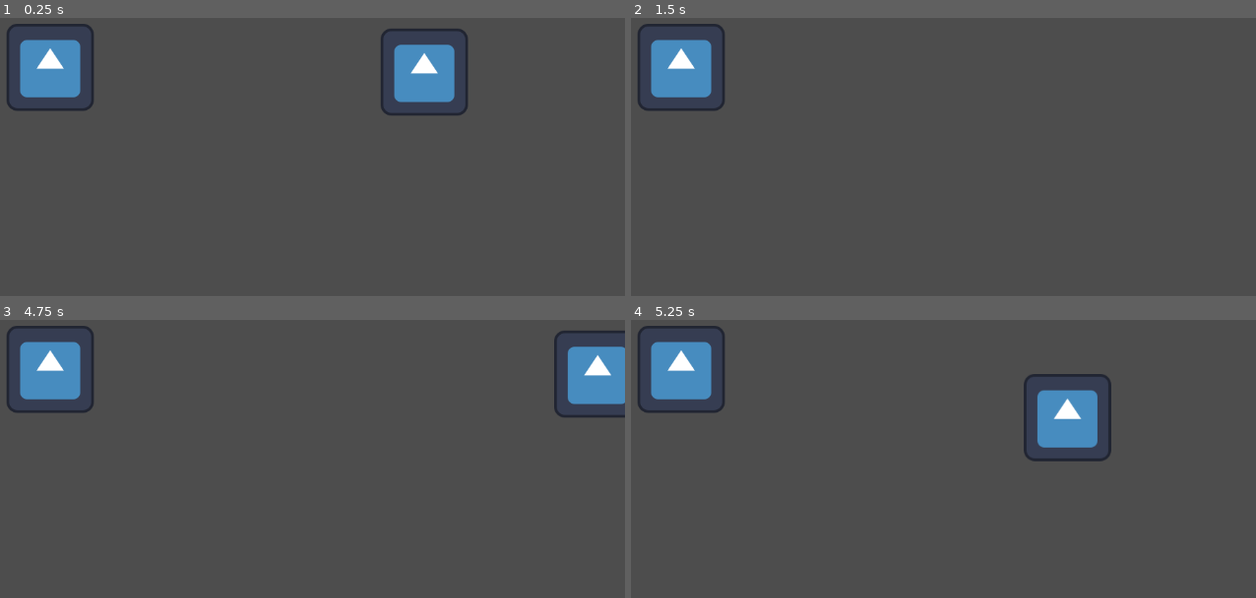
Above: before the commit, frames 1-4 (two rows, left to right).
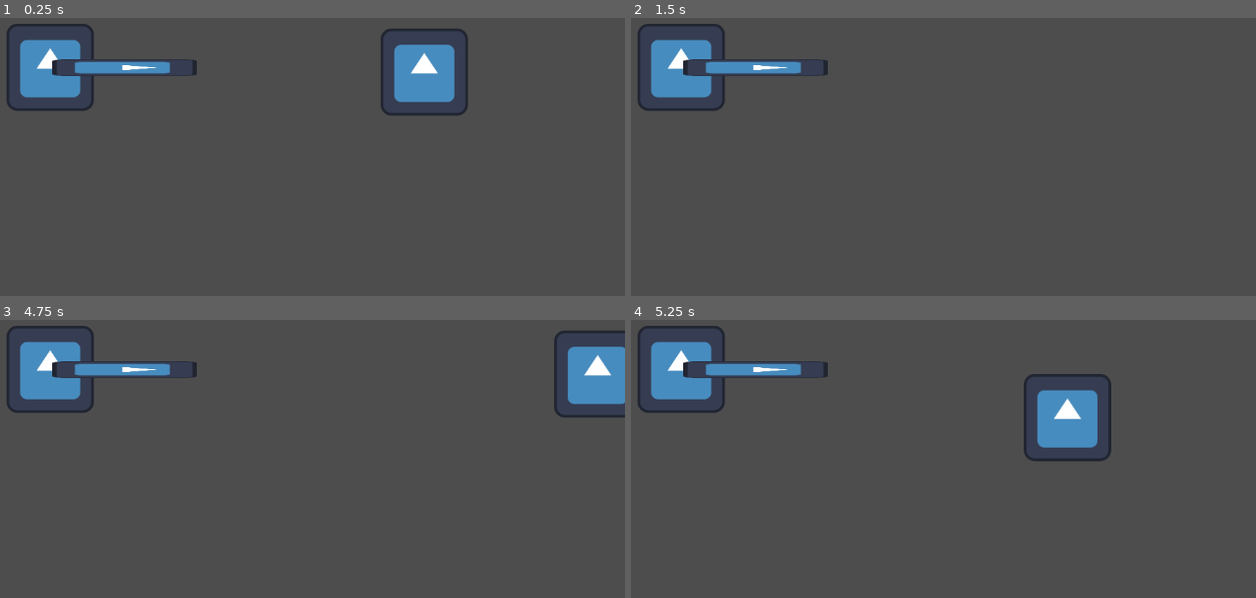
Above: after the commit, the same moments.

Repository: BenjaBelnap/Parry-God
Game: Godot game, scene res://Senes/main.tscn
Same seed, same stepped clock (60 frames per second), same inputs: the game is played once before the commit and once after it. The engine's default icon, where the game draws it, is replaced by a stand-in: a white triangle on a blue panel in a dark square.
Inputs:
- Up to frame 1 (0.25 s): no input
- Up to frame 2 (1.5 s): tap Enter at 0.5 s; hold D (move_right) 0.53-1.28 s; hold S (move_down) from 1.28 s (still down)
- Up to frame 3 (4.75 s): tap Space at 2, 3.5 s; release S (move_down) at 2.03 s; hold D (move_right) 2.03-2.78 s; tap Enter at 2.75, 4.25 s; hold W (move_up) 2.78-3.53 s; hold A (move_left) from 3.53 s (still down)
- Up to frame 4 (5.25 s): release A (move_left) at 5.03 s; hold S (move_down) from 5.03 s (still down)

The runs differ from the first frame. In frame 1, 1.1% of the frame differs, in the area x 8-32%, y 14-21%; in frame 2, 1.1%; in frame 3, 1.1%; in frame 4, 1.1%.

Commit message:
Added janky attack animation

Diff:
--- a/Scripts/DebugEnemy.gd
+++ b/Scripts/DebugEnemy.gd
@@ -1,58 +1,70 @@
 extends CharacterBody2D
 
-enum State { IDLE, ATTACK }	# Define states
+enum State { IDLE, ATTACK }  # Define states
 
-@export var attack_interval = 2.0	# Seconds between attacks
-@export var attack_range = 100	# Distance to attack
-@export var attack_damage = 10	# Damage dealt
+@export var attack_interval = 2.0  # Seconds between attacks
+@export var attack_damage = 10  # Damage dealt
+@export var attack_range = 100  # Distance to attack
+
+@onready var detectionArea: Area2D = $DetectionArea
+@onready var attackHitbox: Area2D = $AttackHitbox
+@onready var attackTimer: Timer = $Timer
+@onready var animationPlayer: AnimationPlayer = $AnimationPlayer
 
 @export var current_state = State.IDLE
 var player = null
 var on_cooldown = false
 
+signal attack_hit(damage)  # Signal for when an attack hits the player
+
 func _ready():
-	$Timer.wait_time = attack_interval
-	$Timer.start()
+	attackTimer.wait_time = attack_interval
+	attackTimer.timeout.connect(_on_timer_timeout)
+	attackTimer.start()
 
 	# Connect signals
-	$Area2D.connect("player_detected", _on_player_detected)
-	$Area2D.connect("player_lost", _on_player_lost)
-
+	detectionArea.connect("player_detected", _on_player_detected)
+	detectionArea.connect("player_lost", _on_player_lost)
+	attackHitbox.body_entered.connect(_on_attack_hit)
 
 func _on_player_detected(new_player):
 	player = new_player
 	change_state(State.ATTACK)
 
-
 func _on_player_lost():
 	player = null
 	change_state(State.IDLE)
 
-
-
 func _process(delta):
 	match current_state:
 		State.IDLE:
-			#look_for_player()
 			pass
 		State.ATTACK:
 			if !on_cooldown:
 				attack()
 
-#func look_for_player():
-	#if player and global_position.distance_to(player.global_position) < attack_range:
-		#change_state(State.ATTACK)
+func attack():
+	print("Enemy attacks!")
+	on_cooldown = true
+	animationPlayer.play("swipe")  # Play attack animation
 
-func attack():
-	print("Enemy attacks!")  # Replace with actual attack logic
-	# Emit signal here if needed, like EventBus.emit_signal("enemy_attack")
+	# Enable attack hitbox briefly
+	await get_tree().create_timer(0.3).timeout
+	attackHitbox.monitoring = true
 
-	$Timer.start()	# Restart attack timer
-	on_cooldown = true
+	# Disable hitbox after short window
+	await get_tree().create_timer(0.2).timeout
+	attackHitbox.monitoring = false
+
+	attackTimer.start()
+
+func _on_attack_hit(body):
+	if body.is_in_group("player"):
+		print("Enemy hit the player!")
+		emit_signal("attack_hit", attack_damage)  # Send damage to player
 
 func change_state(new_state):
 	current_state = new_state
 
-# Called when timer times out (Repeat attacks)
 func _on_timer_timeout():
 	on_cooldown = false
--- a/Senes/main.tscn
+++ b/Senes/main.tscn
@@ -10,6 +10,32 @@
 
 [sub_resource type="CircleShape2D" id="CircleShape2D_fa4uc"]
 radius = 446.45
+
+[sub_resource type="CapsuleShape2D" id="CapsuleShape2D_avm3e"]
+radius = 11.0
+height = 216.0
+
+[sub_resource type="Animation" id="Animation_pma10"]
+resource_name = "swipe"
+length = 0.58
+step = 0.0265
+tracks/0/type = "value"
+tracks/0/imported = false
+tracks/0/enabled = true
+tracks/0/path = NodePath("AttackHitbox:rotation")
+tracks/0/interp = 1
+tracks/0/loop_wrap = true
+tracks/0/keys = {
+"times": PackedFloat32Array(0.2385, 0.53),
+"transitions": PackedFloat32Array(0.217638, 0.267944),
+"update": 0,
+"values": [0.0, 1.5708]
+}
+
+[sub_resource type="AnimationLibrary" id="AnimationLibrary_11n7b"]
+_data = {
+"swipe": SubResource("Animation_pma10")
+}
 
 [node name="Main" type="Node2D"]
 
@@ -41,19 +67,37 @@
 [node name="Sprite2D" type="Sprite2D" parent="GameBoard/DebugEnemy"]
 texture = ExtResource("1_eqsmv")
 
-[node name="Area2D" type="Area2D" parent="GameBoard/DebugEnemy"]
+[node name="DetectionArea" type="Area2D" parent="GameBoard/DebugEnemy"]
 position = Vector2(-248, -284)
 script = ExtResource("4_0cfay")
 
-[node name="CollisionShape2D" type="CollisionShape2D" parent="GameBoard/DebugEnemy/Area2D"]
+[node name="CollisionShape2D" type="CollisionShape2D" parent="GameBoard/DebugEnemy/DetectionArea"]
 position = Vector2(248, 284)
 shape = SubResource("CircleShape2D_fa4uc")
 
 [node name="Timer" type="Timer" parent="GameBoard/DebugEnemy"]
 
+[node name="AttackHitbox" type="Area2D" parent="GameBoard/DebugEnemy"]
+rotation = 1.5708
+
+[node name="CollisionShape2D" type="CollisionShape2D" parent="GameBoard/DebugEnemy/AttackHitbox"]
+z_index = 1
+position = Vector2(0, -107)
+shape = SubResource("CapsuleShape2D_avm3e")
+
+[node name="Sprite2D" type="Sprite2D" parent="GameBoard/DebugEnemy/AttackHitbox"]
+position = Vector2(0.499998, -109)
+scale = Vector2(0.195313, 1.65625)
+texture = ExtResource("1_eqsmv")
+
+[node name="AnimationPlayer" type="AnimationPlayer" parent="GameBoard/DebugEnemy"]
+libraries = {
+"": SubResource("AnimationLibrary_11n7b")
+}
+
 [node name="MainMenu" type="Node2D" parent="."]
 
-[connection signal="body_entered" from="GameBoard/DebugEnemy/Area2D" to="GameBoard/DebugEnemy/Area2D" method="_on_body_entered"]
-[connection signal="body_exited" from="GameBoard/DebugEnemy/Area2D" to="GameBoard/DebugEnemy/Area2D" method="_on_body_exited"]
-[connection signal="player_detected" from="GameBoard/DebugEnemy/Area2D" to="GameBoard/DebugEnemy" method="_on_player_detected"]
+[connection signal="body_entered" from="GameBoard/DebugEnemy/DetectionArea" to="GameBoard/DebugEnemy/DetectionArea" method="_on_body_entered"]
+[connection signal="body_exited" from="GameBoard/DebugEnemy/DetectionArea" to="GameBoard/DebugEnemy/DetectionArea" method="_on_body_exited"]
+[connection signal="player_detected" from="GameBoard/DebugEnemy/DetectionArea" to="GameBoard/DebugEnemy" method="_on_player_detected"]
 [connection signal="timeout" from="GameBoard/DebugEnemy/Timer" to="GameBoard/DebugEnemy" method="_on_timer_timeout"]
Not shown: 1 places in Senes/main.tscn that only renumber resources
